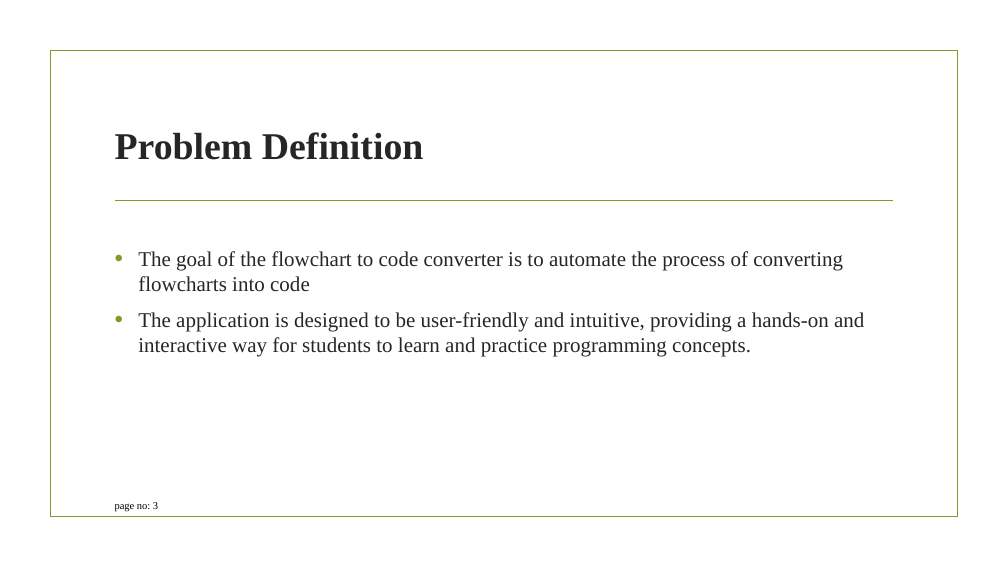
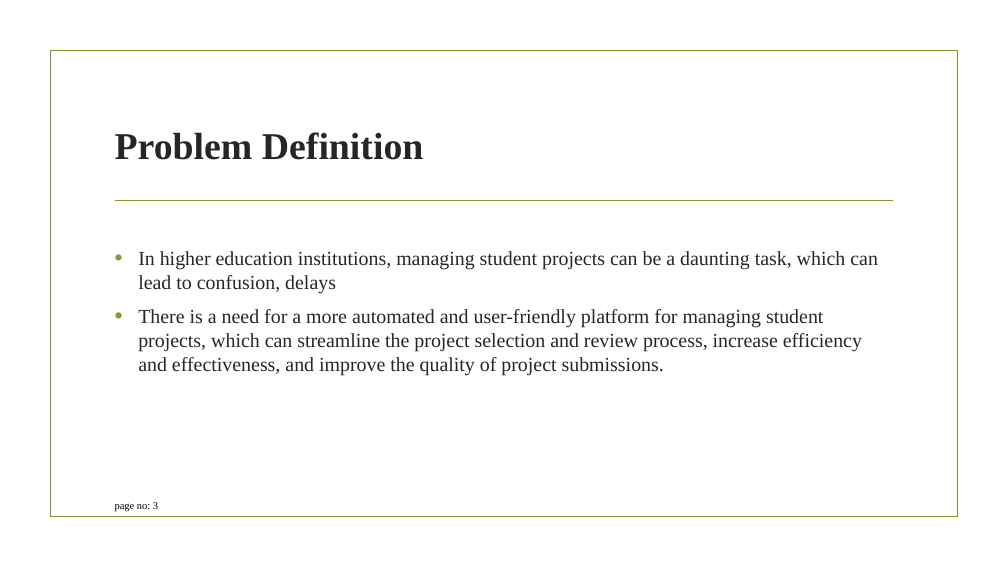
Before and after one commit to Lingamleee/project1, a slide deck: slide 3 of server/public/uploads/2021179008.pptx. Drawn at 1008x567 pixels with LibreOffice and Linux fonts; fonts in the diff are those of the drawing; background and template pictures are left out. Boxes give left, top, right and bottom in pixels: in the first picture for what was removed or moved away, otherwise in the second. Text is boxed around its words. In the diff, an @@ line names an element or a change of style, - is before the commit and + after.

```diff
--- a/server/public/uploads/2021179008.pptx
+++ b/server/public/uploads/2021179008.pptx
@@ text at box(138, 251, 878, 376): text changed; size 20 to 19 pt @@
-• The goal of the flowchart to code converter is to automate the process of converting flowcharts into code
-• The application is designed to be user-friendly and intuitive, providing a hands-on and interactive way for students to learn and practice programming concepts.
+• In higher education institutions, managing student projects can be a daunting task, which can lead to confusion, delays
+• There is a need for a more automated and user-friendly platform for managing student projects, which can streamline the project selection and review process, increase efficiency and effectiveness, and improve the quality of project submissions.
```
Also in this commit, not shown: 3 other slides changed, 8 slides added, 8 slides removed, 31 other files.
